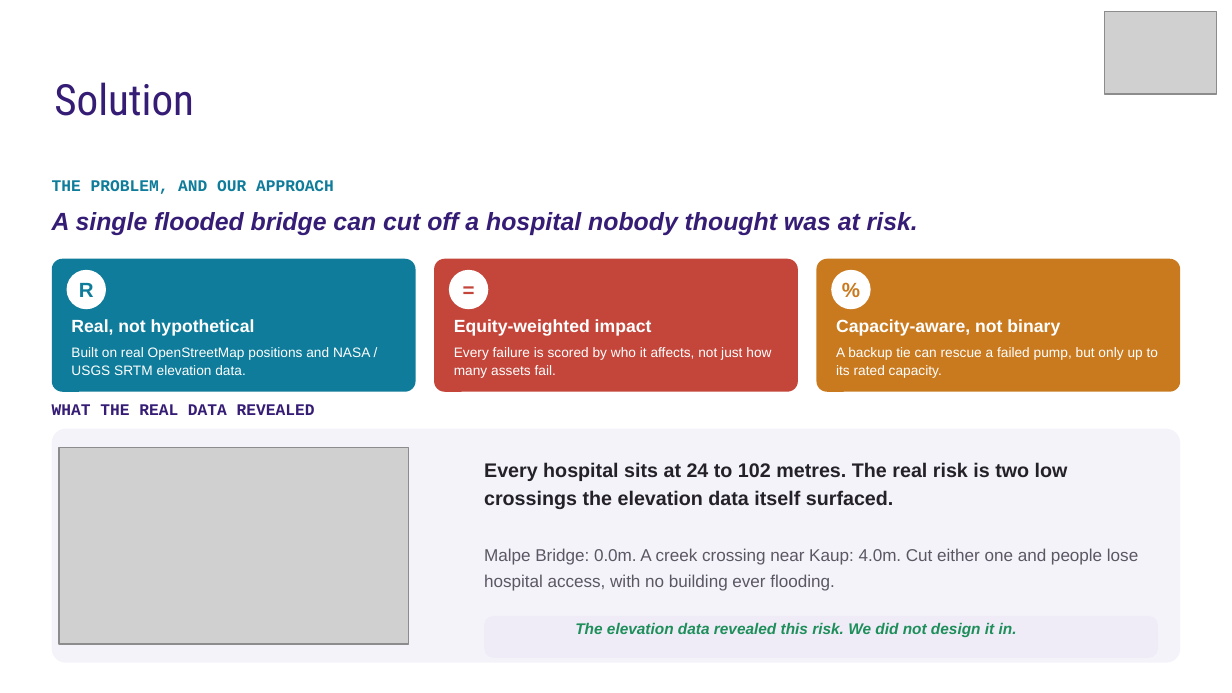
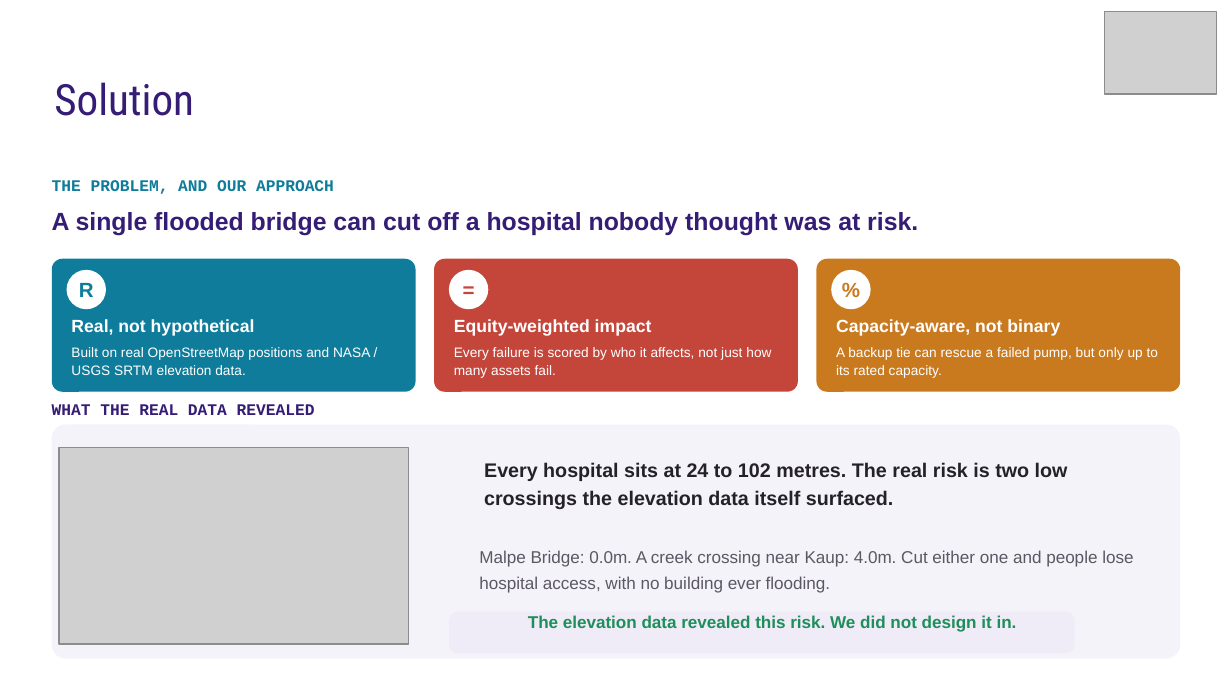
Before and after one commit to HalcyonVector/M-Hashed, a slide deck: slide 2 of deck/51001_DataBaes_ProblemStatementID.pptx. Drawn at 1232x693 pixels with LibreOffice and Linux fonts; fonts in the diff are those of the drawing; grey boxes stand for pictures. Boxes give left, top, right and bottom in pixels: in the first picture for what was removed or moved away, otherwise in the second. Text is boxed around its words. In the diff, an @@ line names an element or a change of style, - is before the commit and + after.

Commit message:
PPT Formatting revisions+new pdf

```diff
--- a/deck/51001_DataBaes_ProblemStatementID.pptx
+++ b/deck/51001_DataBaes_ProblemStatementID.pptx
@@ text "A single flooded bridge can ..." at (52, 212, 918, 236): italic off @@
@@ rounded rectangle: place and size @@
-rounded rectangle at (52, 429, 1180, 663)
+rounded rectangle at (52, 425, 1180, 659)
@@ text "Malpe Bridge: 0.0m. A creek ...": place and size @@
-text "Malpe Bridge: 0.0m. A creek ..." at (484, 548, 1138, 591)
+text "Malpe Bridge: 0.0m. A creek ..." at (479, 550, 1133, 593)
@@ rounded rectangle: place and size @@
-rounded rectangle at (484, 616, 1158, 658)
+rounded rectangle at (448, 611, 1074, 653)
@@ text "The elevation data revealed this ...": place and size @@
-text "The elevation data revealed this ..." at (575, 623, 1017, 637)
+text "The elevation data revealed this ..." at (528, 615, 1017, 632)
@@ text "The elevation data revealed this ..." at (528, 615, 1017, 632): size 9 to 10 pt, italic off @@
```
Also in this commit, not shown: 3 other slides changed, 2 other files.
